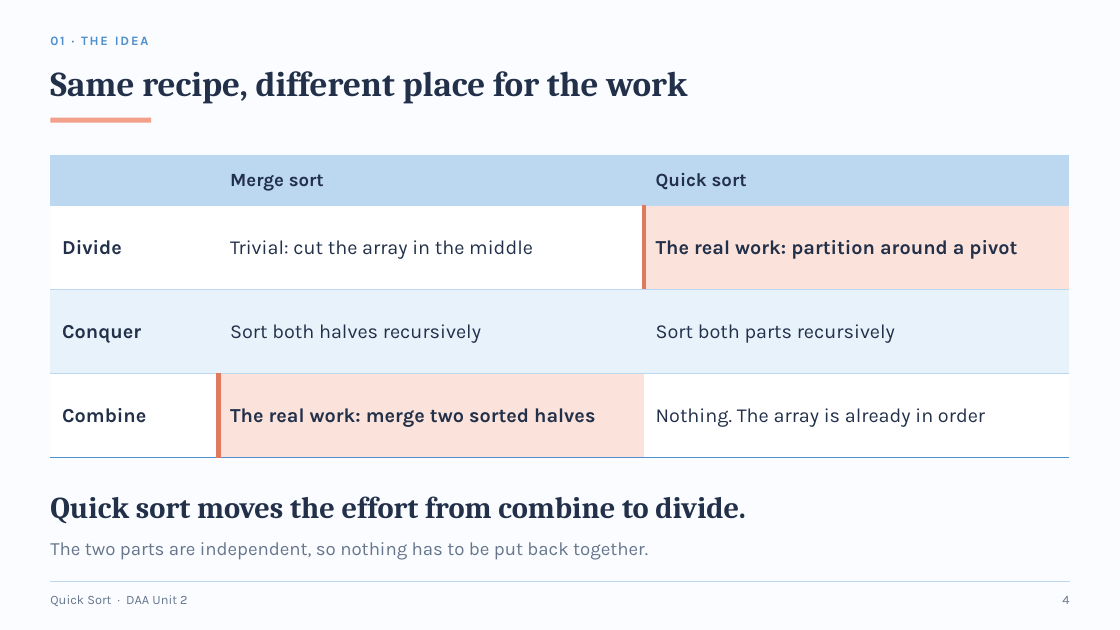
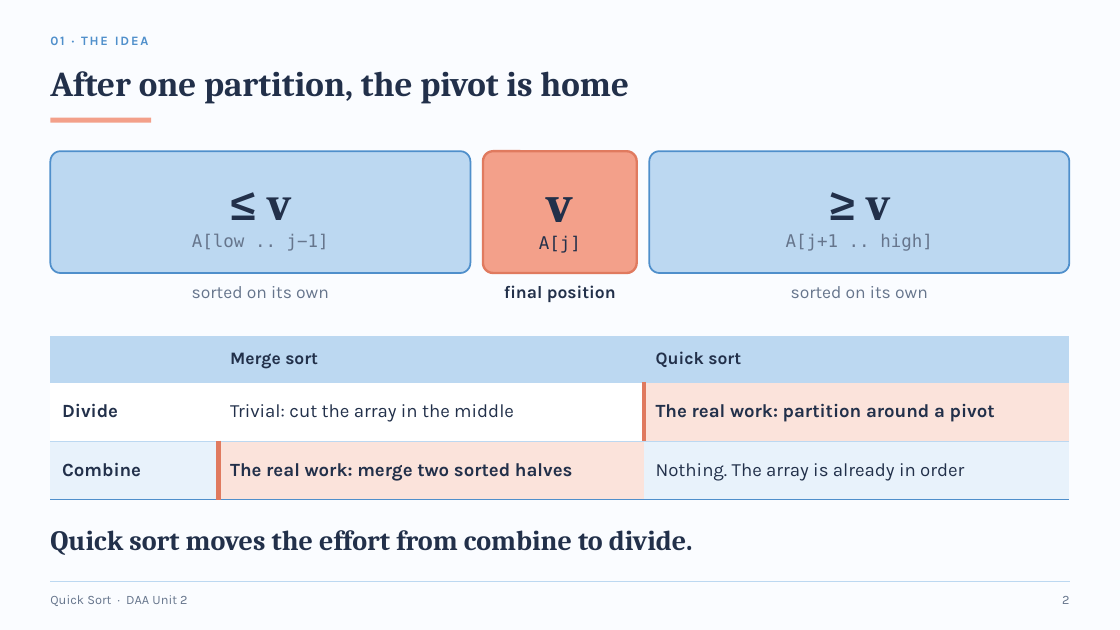
Before and after one commit to AmeyKuradeAK/DAA, a slide deck: slide 2 of QuickSort_DAA.pptx (slide 4 before the commit). Drawn at 1120x630 pixels with LibreOffice and Linux fonts; fonts in the diff are those of the drawing. Boxes give left, top, right and bottom in pixels: in the first picture for what was removed or moved away, otherwise in the second. Text is boxed around its words. In the diff, an @@ line names an element or a change of style, - is before the commit and + after.

Commit message:
Condense Quick Sort deck to 7 slides

```diff
--- a/QuickSort_DAA.pptx
+++ b/QuickSort_DAA.pptx
@@ title at bbox=[50, 71, 629, 104]: text changed @@
-Same recipe, different place for the work
+After one partition, the pivot is home
@@ rounded rectangle added at bbox=[50, 151, 471, 273], fill #BCD8F1, outline #4F8FCB 1.5 pt, 15 pt, text #66758C @@
+≤ v
+A[low .. j−1]
@@ rounded rectangle added at bbox=[483, 151, 637, 273], fill #F3A08A, outline #E07A5F 2 pt, 15 pt, text #22304A @@
+v
+A[j]
@@ rounded rectangle added at bbox=[649, 151, 1070, 273], fill #BCD8F1, outline #4F8FCB 1.5 pt, 15 pt, text #66758C @@
+≥ v
+A[j+1 .. high]
@@ text added at bbox=[192, 286, 329, 298], 15 pt, text #66758C @@
+sorted on its own
@@ text added at bbox=[504, 285, 616, 302], 15 pt, text #22304A, bold @@
+final position
@@ text added at bbox=[791, 286, 928, 298], 15 pt, text #66758C @@
+sorted on its own
@@ table at bbox=[50, 336, 1070, 500] @@
-row 3: Conquer | Sort both halves recursively | Sort both parts recursively
@@ table: place and size @@
-table at bbox=[50, 155, 1070, 458]
+table at bbox=[50, 336, 1070, 500]
@@ text "Quick sort moves the effort ...": place and size @@
-text "Quick sort moves the effort ..." at bbox=[50, 496, 745, 524]
+text "Quick sort moves the effort ..." at bbox=[50, 530, 692, 555]
@@ text "Quick sort moves the effort ..." at bbox=[50, 530, 692, 555]: size 26 to 24 pt @@
@@ text removed at bbox=[50, 542, 648, 560] @@
-The two parts are independent, so nothing has to be put back together.
@@ text at bbox=[1062, 596, 1069, 604]: text changed @@
-4
+2
```
Also in this commit, not shown: 5 other slides changed, 14 slides removed, 1 other file.
